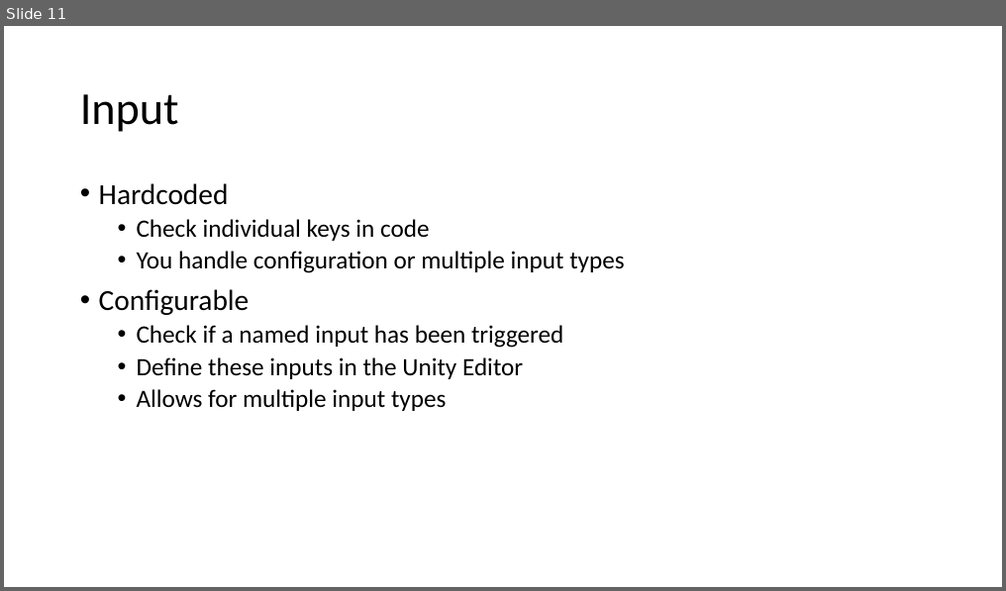
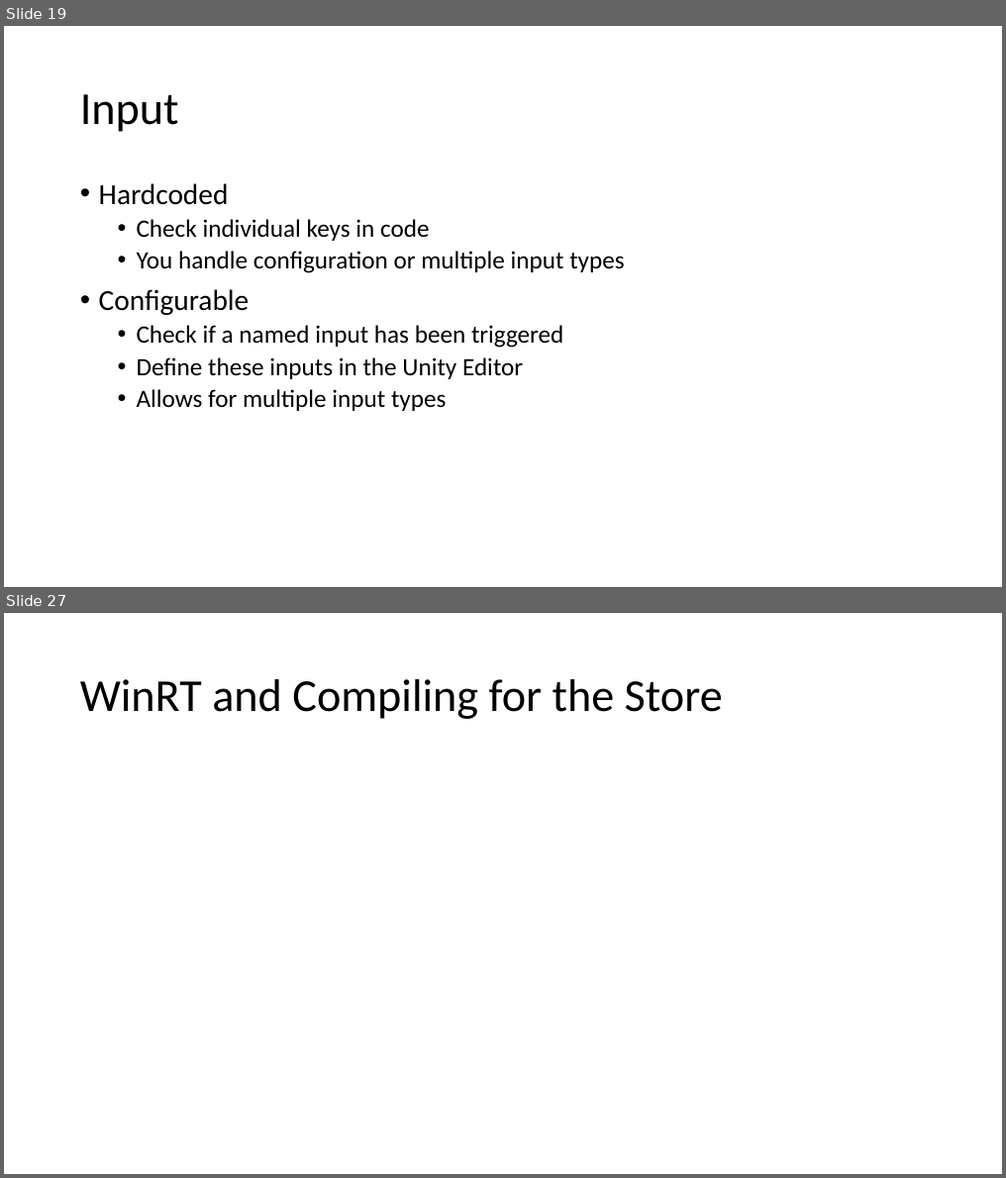
Before and after one commit to quandtm/UnitySTWorkshop, a slide deck: ST_Unity_101_Part1.pptx. Shown one above the other, each under a label of ours: slide 11 before the commit, slides 19 and 27 after it; the slides between them are not shown. The pictures are 1006x591 and 1006x1178 pixels, drawn with LibreOffice and Linux fonts; fonts in the diff are those of the drawing. Boxes give left, top, right and bottom in pixels: in the first picture for what was removed or moved away, otherwise in the second. Text is boxed around its words. In the diff, an @@ line names an element or a change of style, - is before the commit and + after.

```diff
--- a/ST_Unity_101_Part1.pptx
+++ b/ST_Unity_101_Part1.pptx
@@ slide 27 added at [4,613,1002,1174], background #FFFFFF @@
@@ title added at [80,679,723,719], 44 pt, text #000000 @@
+WinRT and Compiling for the Store
@@ what was slide 11 is now slide 19 @@
```
Also in this commit, not shown: 20 other slides added, 1 slide removed.
